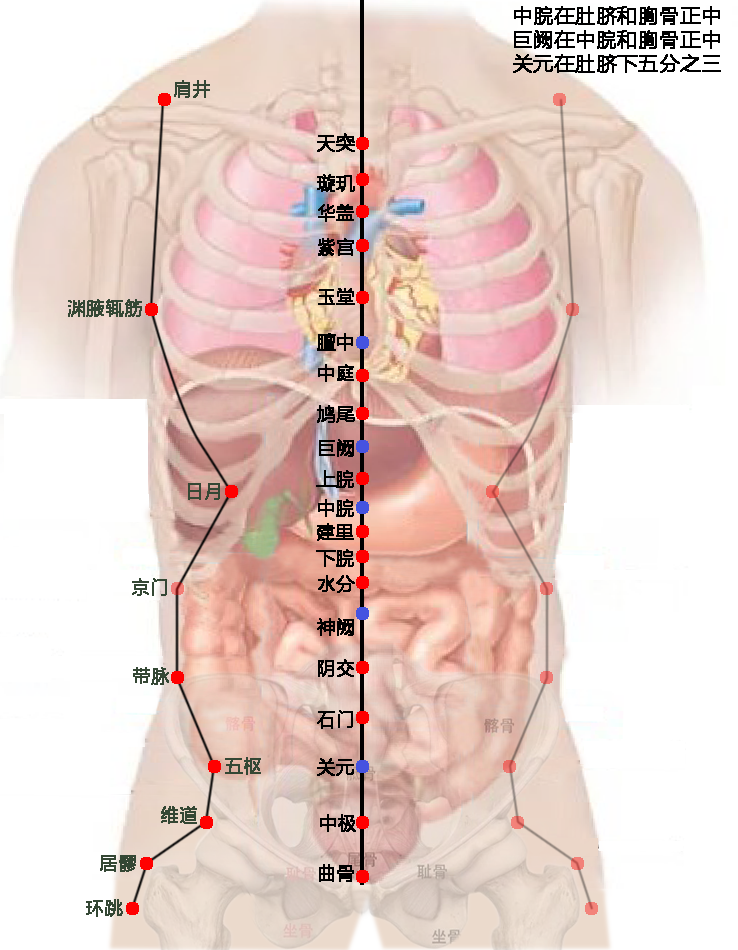
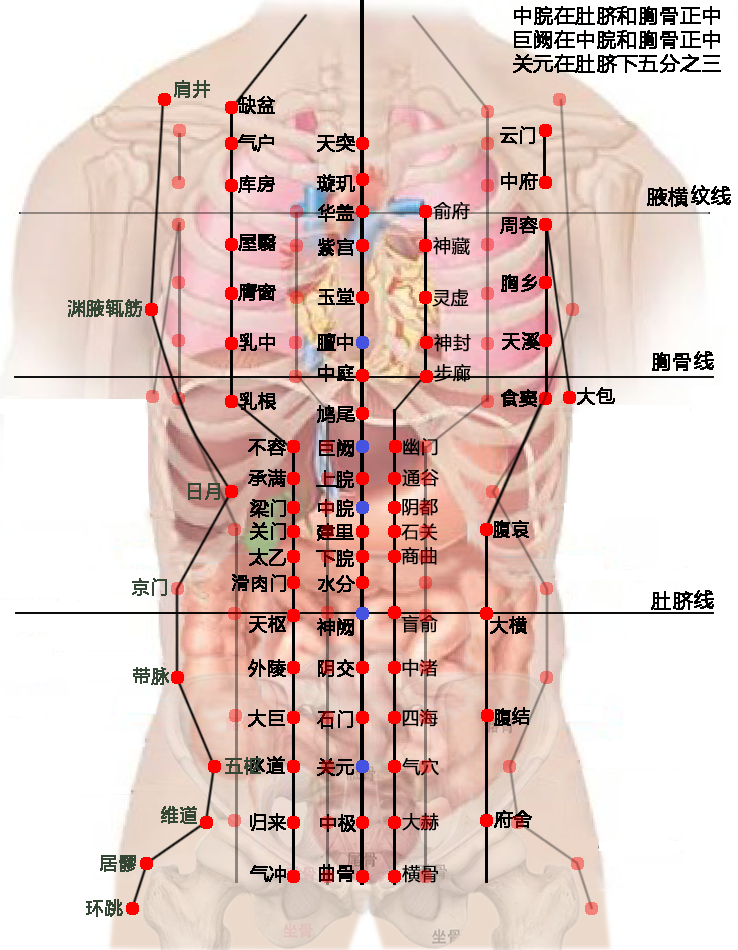
The second 738 × 950 image is a revision of the first. Changes to its layers:
showed group "脾经" (43 layers) over [146, 124, 615, 883]
showed group "胃经" (65 layers) over [225, 13, 494, 883]
showed group "肾经" (54 layers) over [289, 201, 471, 885]
showed group "定位线" (10 layers) over [14, 185, 731, 885]
painted on "腋横纹线" (2nd of 2, in "定位线") over [19, 210, 710, 214]